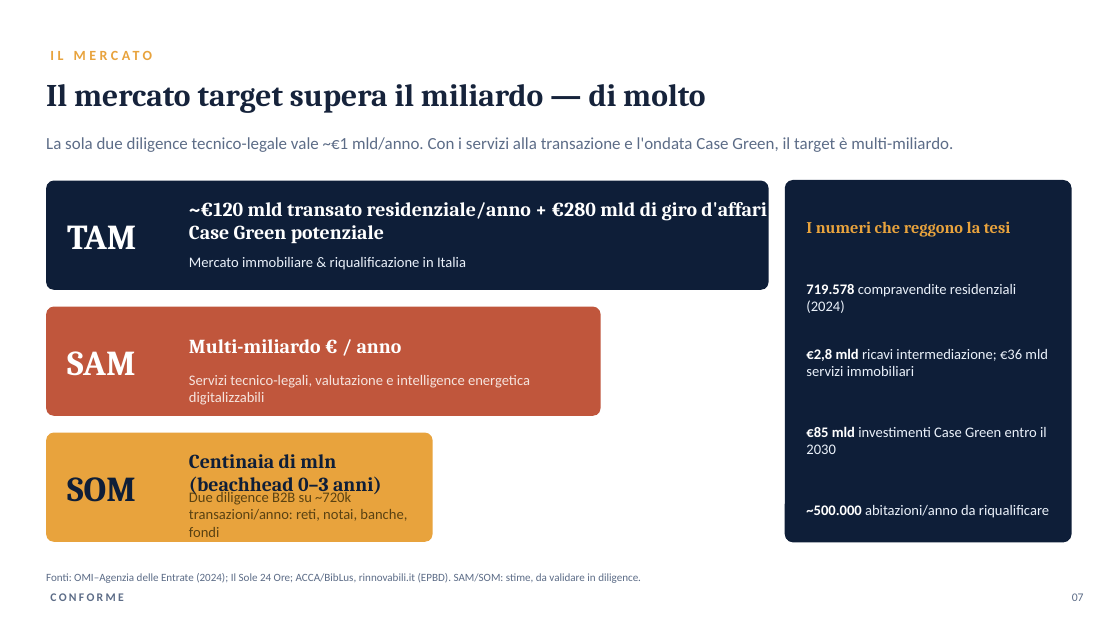
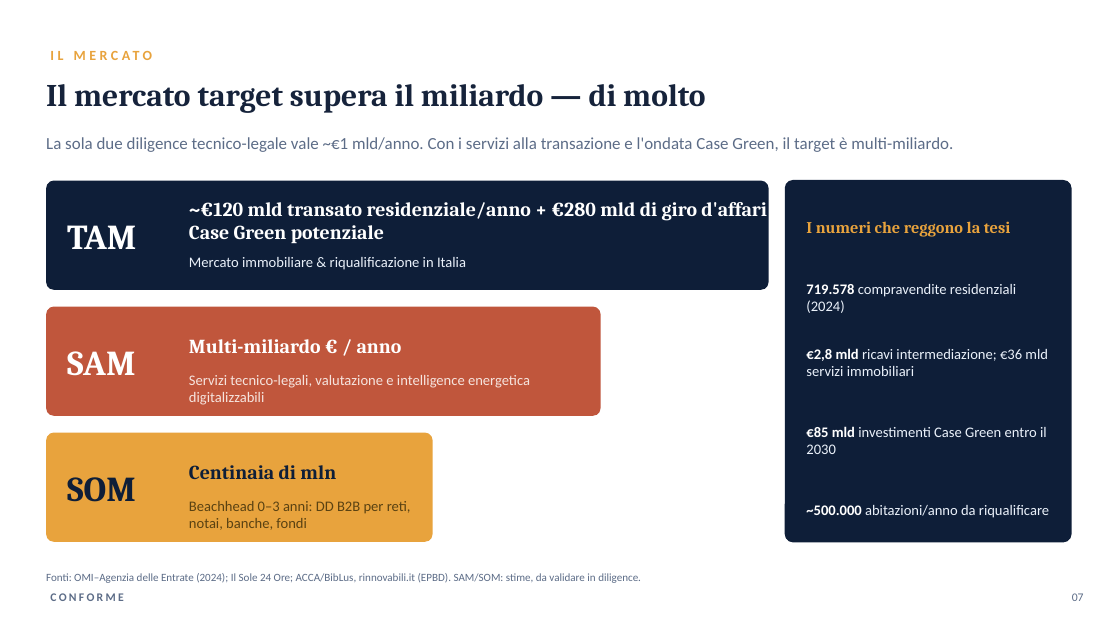
Before and after one commit to lucamartino-dev/Luca, a slide deck: slide 7 of proptech-deck/Conforme_Pitch.pptx. Drawn at 1120x630 pixels with LibreOffice and Linux fonts; fonts in the diff are those of the drawing. Boxes give left, top, right and bottom in pixels: in the first picture for what was removed or moved away, otherwise in the second. Text is boxed around its words. In the diff, an @@ line names an element or a change of style, - is before the commit and + after.

```diff
--- a/proptech-deck/Conforme_Pitch.pptx
+++ b/proptech-deck/Conforme_Pitch.pptx
@@ text at [189, 465, 336, 479]: text changed @@
-Centinaia di mln (beachhead 0–3 anni)
+Centinaia di mln
@@ text at [189, 501, 411, 530]: text changed @@
-Due diligence B2B su ~720k transazioni/anno: reti, notai, banche, fondi
+Beachhead 0–3 anni: DD B2B per reti, notai, banche, fondi
```
Also in this commit, not shown: 1 other slide changed, 7 other files.
